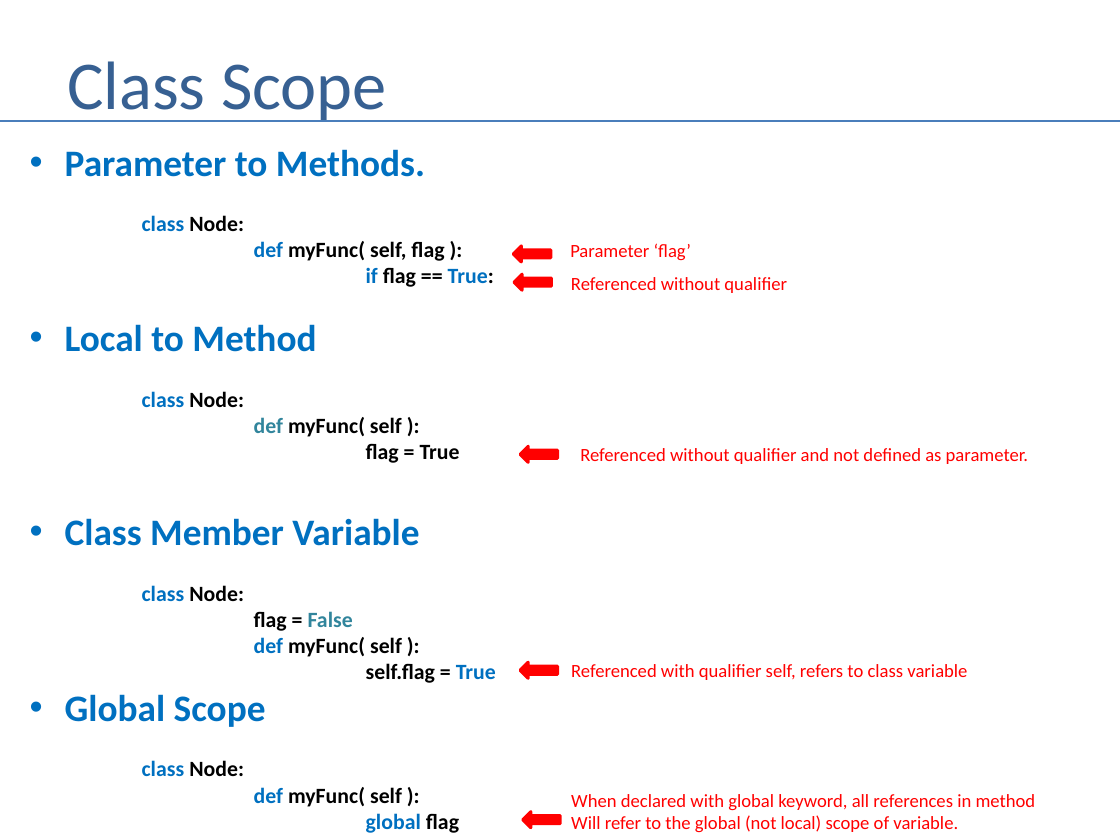
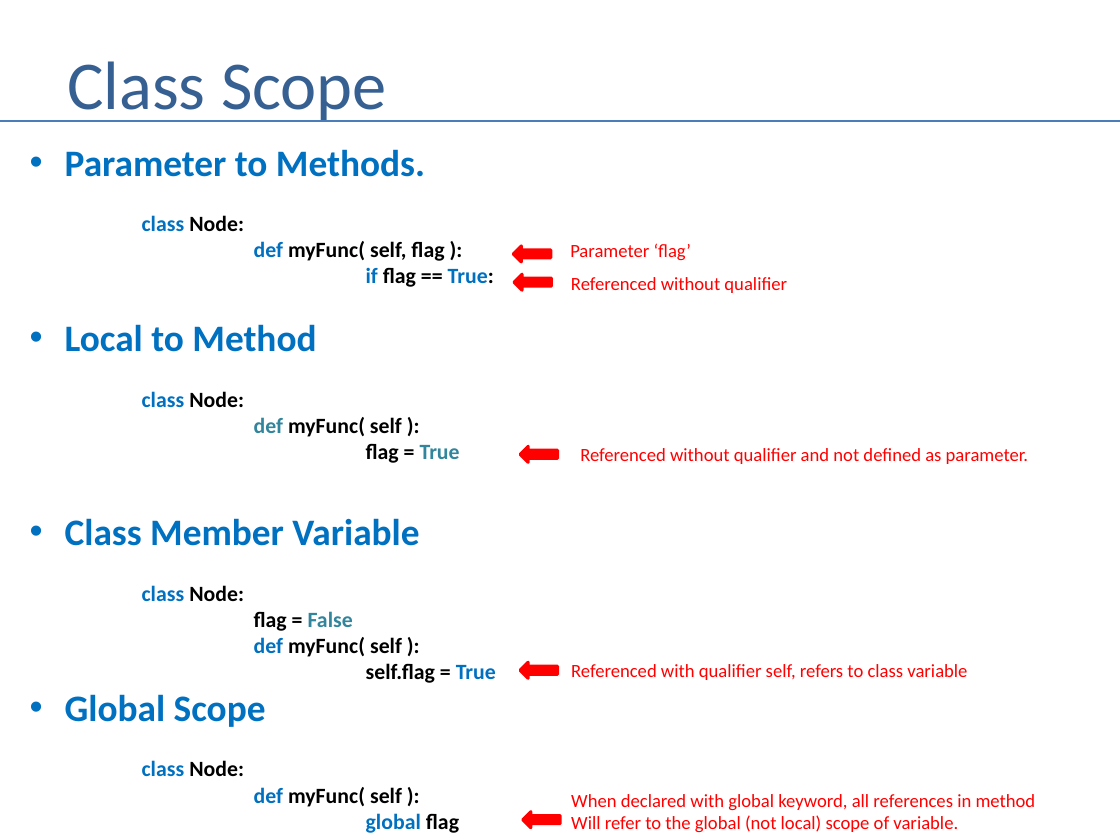
Before and after one commit to andrewferlitsch/Training, a slide deck: slide 4 of CSTraining/Fundamentals/Python - OOP.pptx. Drawn at 1120x840 pixels with LibreOffice and Linux fonts; fonts in the diff are those of the drawing. Boxes give left, top, right and bottom in pixels: in the first picture for what was removed or moved away, otherwise in the second. Text is boxed around its words. In the diff, an @@ line names an element or a change of style, - is before the commit and + after.

```diff
--- a/CSTraining/Fundamentals/Python - OOP.pptx
+++ b/CSTraining/Fundamentals/Python - OOP.pptx
@@ text at [142, 391, 460, 463]: text colour #000000 to #31859C in "True" @@
```
Also in this commit, not shown: 1 other file.
